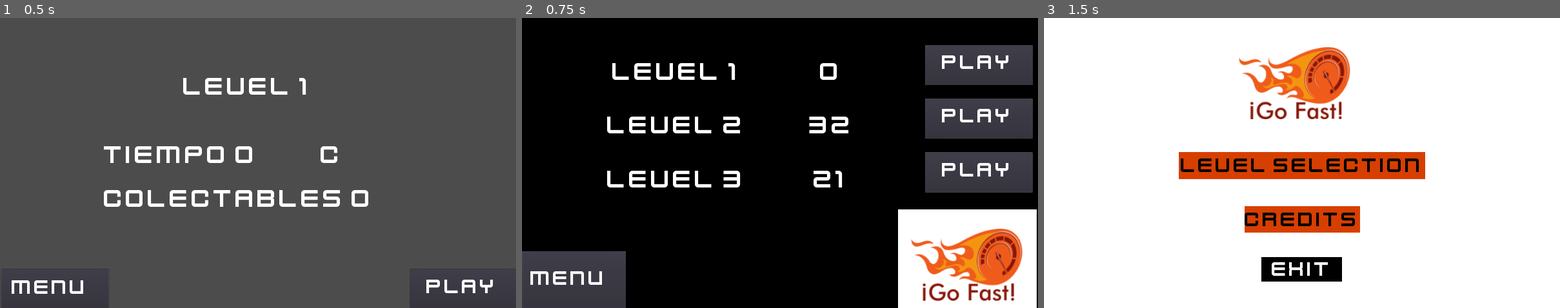
Above: before the commit, frames 1-3 (left to right).
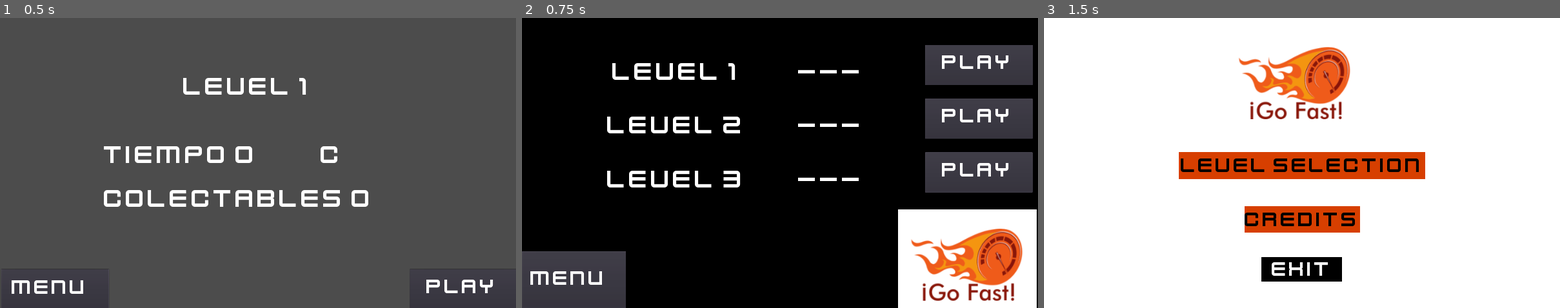
Above: after the commit, the same moments.

Repository: NorbyAriel02/Racetrack
Game: Godot game, scene res://scenes/LevelClear/LevelClear.tscn
Same seed, same stepped clock (60 frames per second), same inputs: the game is played once before the commit and once after it. This scene is started directly instead of the project's main scene. The engine's default icon, where the game draws it, is replaced by a stand-in: a white triangle on a blue panel in a dark square.
Inputs:
- Up to frame 1 (0.5 s): no input
- Up to frame 2 (0.75 s): click "Menu" at 0.5 s
- Up to frame 3 (1.5 s): click "Menu" at 1.25 s

Frame 1 is identical in both runs. In frame 2, 0.8% of the frame differs, in the area x 53-66%, y 15-59%; in frame 3, nothing differs.

Commit message:
Funciona el build
Todo OK para probar y decidir entrega

Diff:
--- a/datos.csv
+++ /dev/null
@@ -1,3 +0,0 @@
-1|21|40|1
-2|32|65|1
-3|21|99|1
--- a/scenes/LevelClear/LevelClear.gd
+++ b/scenes/LevelClear/LevelClear.gd
@@ -29,9 +29,6 @@
 
 	if(win == true):
 		Global.level += 1
-		print("Pasa por win")
-	else:
-		print("NO NO NO Pasa por win")
 	pass
 
 	if (Global.level > 3):
@@ -50,10 +47,11 @@
 	pass
 
 func Actualizar_csv():
+	var path = OS.get_user_data_dir() + "/datos.txt"
 	var fichero = File.new()
 	var lineas = [[1, 99, 99, 1],[2, 99, 99, 0],[3, 99, 99, 0]]
 	var a = 0
-	fichero.open("res://datos.csv", File.READ)
+	fichero.open(path, File.READ)
 	while not fichero.eof_reached():
 		if(a == 3):
 			break
@@ -78,7 +76,7 @@
 	fichero.close()
 
 	var escribir = File.new()
-	escribir.open("res://datos.csv", File.WRITE)
+	escribir.open(path, File.WRITE)
 	for l in lineas:
 		escribir.store_csv_line(l, '|')
 
--- a/scenes/Niveles/Nivel1_lucasR.tscn
+++ /dev/null
@@ -1,158 +0,0 @@
-[gd_scene load_steps=8 format=2]
-
-[ext_resource path="res://scenes/platforms/floor.tscn" type="PackedScene" id=1]
-[ext_resource path="res://scenes/Niveles/Colectable.tscn" type="PackedScene" id=2]
-[ext_resource path="res://scenes/Niveles/SpawnPoint.tscn" type="PackedScene" id=3]
-[ext_resource path="res://scenes/platforms/bounce.tscn" type="PackedScene" id=4]
-[ext_resource path="res://scenes/platforms/goal.tscn" type="PackedScene" id=5]
-[ext_resource path="res://scenes/platforms/magnet.tscn" type="PackedScene" id=6]
-[ext_resource path="res://scenes/platforms/seesaw.tscn" type="PackedScene" id=7]
-
-[node name="Nivel1" type="Node2D"]
-
-[node name="CollisionPolygon2D" type="CollisionPolygon2D" parent="."]
-position = Vector2( -4010.62, -126.963 )
-scale = Vector2( 1.11093, 1 )
-polygon = PoolVector2Array( 736.81, -543.308, 85.094, -546.11, 595.824, 651.949, 570.688, 1102.81, 3802.51, 1095.26, 4104.55, 393.015, 3978.45, 516.642, 3837.78, 596.891, 3664.11, 657.299, 3432.51, 695.055, 2994.56, 740.36, 2511.29, 695.054, 2028.03, 453.423, 1688.23, 249.546, 1401.3, -7.18787, 1265.38, -407.391, 1235.18, -550.859 )
-
-[node name="floor" parent="." instance=ExtResource( 1 )]
-position = Vector2( 1865.26, 313.416 )
-
-[node name="floor2" parent="." instance=ExtResource( 1 )]
-position = Vector2( 2103.23, 311.943 )
-
-[node name="floor3" parent="." instance=ExtResource( 1 )]
-position = Vector2( 2357.26, 311.943 )
-
-[node name="floor4" parent="." instance=ExtResource( 1 )]
-position = Vector2( 2620.01, 311.943 )
-
-[node name="bounce" parent="." instance=ExtResource( 4 )]
-position = Vector2( 3726.53, 944.219 )
-
-[node name="floor5" parent="." instance=ExtResource( 1 )]
-position = Vector2( 3982.85, 706.929 )
-
-[node name="floor6" parent="." instance=ExtResource( 1 )]
-position = Vector2( 4235.81, 706.929 )
-
-[node name="floor7" parent="." instance=ExtResource( 1 )]
-position = Vector2( 4484.99, 706.929 )
-
-[node name="floor8" parent="." instance=ExtResource( 1 )]
-position = Vector2( 4722.85, 706.929 )
-
-[node name="magnet" parent="." instance=ExtResource( 6 )]
-position = Vector2( 4745.5, 42.4414 )
-
-[node name="magnet2" parent="." instance=ExtResource( 6 )]
-position = Vector2( 4870.09, 42.4414 )
-
-[node name="magnet3" parent="." instance=ExtResource( 6 )]
-position = Vector2( 4998.46, 42.4414 )
-
-[node name="seesaw2" parent="." instance=ExtResource( 7 )]
-position = Vector2( 3535.66, 291.434 )
-scale = Vector2( 1.11093, 1 )
-
-[node name="seesaw" parent="." instance=ExtResource( 7 )]
-position = Vector2( 3023.33, 290.866 )
-scale = Vector2( 1.11093, 1 )
-
-[node name="CollisionPolygon2D2" type="CollisionPolygon2D" parent="."]
-position = Vector2( -62.9956, 0 )
-polygon = PoolVector2Array( 4868.02, 679.331, 4992.47, 628.706, 5052.95, 595.948, 5131.07, 543.031, 5204.14, 492.634, 5315.01, 409.48, 5395.65, 326.325, 5238.02, 675.967 )
-
-[node name="magnet4" parent="." instance=ExtResource( 6 )]
-position = Vector2( 5128.55, 41.5826 )
-
-[node name="magnet5" parent="." instance=ExtResource( 6 )]
-position = Vector2( 5257.06, 41.5826 )
-
-[node name="magnet6" parent="." instance=ExtResource( 6 )]
-position = Vector2( 5388.09, 41.5826 )
-
-[node name="magnet7" parent="." instance=ExtResource( 6 )]
-position = Vector2( 5519.12, 41.5826 )
-
-[node name="floor9" parent="." instance=ExtResource( 1 )]
-position = Vector2( 5975.86, 310.117 )
-
-[node name="floor10" parent="." instance=ExtResource( 1 )]
-position = Vector2( 6230.71, 310.117 )
-
-[node name="magnet8" parent="." instance=ExtResource( 6 )]
-position = Vector2( 5649.28, 42.0569 )
-
-[node name="magnet9" parent="." instance=ExtResource( 6 )]
-position = Vector2( 5777.65, 42.0569 )
-
-[node name="floor11" parent="." instance=ExtResource( 1 )]
-position = Vector2( 3976.08, 316.337 )
-scale = Vector2( 1.11093, 1 )
-
-[node name="floor12" parent="." instance=ExtResource( 1 )]
-position = Vector2( 4254.98, 316.525 )
-scale = Vector2( 1.11093, 1 )
-
-[node name="floor13" parent="." instance=ExtResource( 1 )]
-position = Vector2( 4524.37, 314.28 )
-scale = Vector2( 1.11093, 1 )
-
-[node name="floor14" parent="." instance=ExtResource( 1 )]
-position = Vector2( 6489.33, 310.117 )
-
-[node name="goal" parent="." instance=ExtResource( 5 )]
-position = Vector2( 6683.77, 310.117 )
-
-[node name="goal2" parent="." instance=ExtResource( 5 )]
-position = Vector2( 6817.8, 310.117 )
-
-[node name="goal3" parent="." instance=ExtResource( 5 )]
-position = Vector2( 6951.83, 310.117 )
-
-[node name="floor15" parent="." instance=ExtResource( 1 )]
-position = Vector2( 7049.06, 147.114 )
-rotation = 1.5708
-
-[node name="floor16" parent="." instance=ExtResource( 1 )]
-position = Vector2( 3532.44, 943.816 )
-
-[node name="floor17" parent="." instance=ExtResource( 1 )]
-position = Vector2( 3280.71, 943.816 )
-
-[node name="floor20" parent="." instance=ExtResource( 1 )]
-position = Vector2( 3888.83, 867.449 )
-rotation = 1.5708
-
-[node name="bounce2" parent="." instance=ExtResource( 4 )]
-position = Vector2( 3787, 943.816 )
-
-[node name="checkpoint" type="Polygon2D" parent="."]
-position = Vector2( -294.361, 8.97969 )
-scale = Vector2( 1.14327, 1 )
-color = Color( 1, 0, 0, 1 )
-polygon = PoolVector2Array( 1854.83, 271.24, 1853.82, 214.327, 1851.7, 146.832, 1921.43, 145.184, 1857.21, 183.239, 1867.41, 176.016, 1862.99, 235.506, 1864.96, 272.547 )
-
-[node name="Colectable" parent="." instance=ExtResource( 2 )]
-position = Vector2( -3809.25, -764.458 )
-
-[node name="Colectable2" parent="." instance=ExtResource( 2 )]
-position = Vector2( 3222.31, 834.169 )
-
-[node name="Colectable3" parent="." instance=ExtResource( 2 )]
-position = Vector2( 6222.71, 191.86 )
-
-[node name="SceneSpawnPonit" parent="." instance=ExtResource( 3 )]
-position = Vector2( 2001.74, -203.77 )
-
-[node name="spawnpoint" type="Polygon2D" parent="."]
-position = Vector2( -4940.57, -945.904 )
-scale = Vector2( 1.14327, 1 )
-color = Color( 0, 0, 0, 1 )
-polygon = PoolVector2Array( 1854.83, 271.24, 1854.45, 214.006, 1851.7, 146.832, 1921.43, 145.184, 1857.21, 183.239, 1867.41, 176.016, 1865.85, 224.097, 1865.48, 270.767 )
-
-[node name="PosParedMuerte" type="Position2D" parent="." groups=[
-"PosParedMuerte",
-]]
-position = Vector2( 6885.09, 2456.71 )
--- a/scenes/Niveles/Nivel1_old.tscn
+++ /dev/null
@@ -1,130 +0,0 @@
-[gd_scene load_steps=13 format=2]
-
-[ext_resource path="res://scenes/Niveles/SpawnPoint.tscn" type="PackedScene" id=1]
-[ext_resource path="res://scenes/platforms/seesaw.tscn" type="PackedScene" id=2]
-[ext_resource path="res://scenes/platforms/zerograv.tscn" type="PackedScene" id=3]
-[ext_resource path="res://scenes/Niveles/Colectable.tscn" type="PackedScene" id=4]
-[ext_resource path="res://scenes/platforms/bounce.tscn" type="PackedScene" id=5]
-[ext_resource path="res://scenes/Niveles/UI_Level.tscn" type="PackedScene" id=6]
-[ext_resource path="res://scenes/platforms/floor.tscn" type="PackedScene" id=7]
-[ext_resource path="res://scenes/Meta.tscn" type="PackedScene" id=8]
-[ext_resource path="res://scenes/platforms/goal.tscn" type="PackedScene" id=9]
-[ext_resource path="res://scenes/platforms/magnet.tscn" type="PackedScene" id=10]
-[ext_resource path="res://images/seamless.png" type="Texture" id=11]
-
-[sub_resource type="PhysicsMaterial" id=1]
-
-[node name="Nivel1" type="Node2D"]
-
-[node name="freeshape" type="StaticBody2D" parent="."]
-position = Vector2( 379.438, 434.182 )
-physics_material_override = SubResource( 1 )
-
-[node name="CollisionPolygon2D" type="CollisionPolygon2D" parent="freeshape"]
-polygon = PoolVector2Array( -241.661, -106.497, -246.15, 108.454, 385.796, 117.434, 2302.29, 139.545, 2354.29, -878.455, 1848.29, -964.455, 1818.29, -778.455, 1944.29, -692.455, 1954.29, -496.455, 1876.29, -314.455, 1696.29, -202.455, 1374.29, -130.455, 744.294, -156.455, 430.294, -110.455, 382.99, -40.8332, 321.815, -6.59811, 260.641, 15.2899, 196.1, 21.4634, 136.609, 10.2388, 90.5881, -0.985809, 29.9752, 5.18773, -54.2095, 9.67758, -132.782, 1.25911, -201.252, -58.2314 )
-
-[node name="CollisionPolygon2D2" type="Polygon2D" parent="freeshape"]
-texture = ExtResource( 11 )
-texture_scale = Vector2( 4, 4 )
-polygon = PoolVector2Array( -241.661, -106.497, -246.15, 108.454, 385.796, 117.434, 2302.29, 139.545, 2354.29, -878.455, 1848.29, -964.455, 1818.29, -778.455, 1944.29, -692.455, 1954.29, -496.455, 1876.29, -314.455, 1696.29, -202.455, 1374.29, -130.455, 744.294, -156.455, 430.294, -110.455, 382.99, -40.8332, 321.815, -6.59811, 260.641, 15.2899, 196.1, 21.4634, 136.609, 10.2388, 90.5881, -0.985809, 29.9752, 5.18773, -54.2095, 9.67758, -132.782, 1.25911, -201.252, -58.2314 )
-
-[node name="Area2D" parent="." instance=ExtResource( 8 )]
-position = Vector2( -3720.08, 111.61 )
-scale = Vector2( 0.398318, 0.462572 )
-
-[node name="goal2" parent="." instance=ExtResource( 9 )]
-position = Vector2( -3721.03, 234.387 )
-scale = Vector2( 1.85617, 1.11264 )
-
-[node name="bounce" parent="." instance=ExtResource( 5 )]
-position = Vector2( 336.943, 463.873 )
-scale = Vector2( 1.00099, 1.05332 )
-
-[node name="floor" parent="." instance=ExtResource( 7 )]
-position = Vector2( 0, 356 )
-
-[node name="floor2" parent="." instance=ExtResource( 7 )]
-position = Vector2( -726.535, 429.999 )
-
-[node name="floor3" parent="." instance=ExtResource( 7 )]
-position = Vector2( -2384.7, 420.1 )
-
-[node name="floor4" parent="." instance=ExtResource( 7 )]
-position = Vector2( -3074.84, 346.276 )
-
-[node name="floor5" parent="." instance=ExtResource( 7 )]
-position = Vector2( -3303.54, 288.465 )
-rotation = 0.526807
-
-[node name="floor6" parent="." instance=ExtResource( 7 )]
-position = Vector2( -3815.29, 132.469 )
-rotation = 1.56588
-
-[node name="floor7" parent="." instance=ExtResource( 7 )]
-position = Vector2( -3516.18, 228.978 )
-rotation = -0.00830221
-
-[node name="floor8" parent="." instance=ExtResource( 7 )]
-position = Vector2( -3812.51, -120.75 )
-rotation = 1.57098
-
-[node name="seesaw" parent="." instance=ExtResource( 2 )]
-position = Vector2( -1098.48, 403.2 )
-
-[node name="seesaw2" parent="." instance=ExtResource( 2 )]
-position = Vector2( -1558.83, 400.025 )
-
-[node name="seesaw3" parent="." instance=ExtResource( 2 )]
-position = Vector2( -2019.17, 400.025 )
-
-[node name="zerograv" parent="." instance=ExtResource( 3 )]
-position = Vector2( -218.633, 356.54 )
-linear_damp = 1.0
-
-[node name="zerograv2" parent="." instance=ExtResource( 3 )]
-position = Vector2( -364.949, 388.494 )
-linear_damp = 1.0
-
-[node name="zerograv3" parent="." instance=ExtResource( 3 )]
-position = Vector2( -506.22, 408.676 )
-linear_damp = 1.0
-
-[node name="magnet" parent="." instance=ExtResource( 10 )]
-position = Vector2( -2877.34, 142.148 )
-
-[node name="magnet2" parent="." instance=ExtResource( 10 )]
-position = Vector2( -2734.38, 143.83 )
-
-[node name="magnet3" parent="." instance=ExtResource( 10 )]
-position = Vector2( -2588.07, 147.193 )
-
-[node name="UI_level" parent="." instance=ExtResource( 6 )]
-
-[node name="Colectable" parent="." instance=ExtResource( 4 )]
-position = Vector2( 893.783, 214.961 )
-
-[node name="Colectable2" parent="." instance=ExtResource( 4 )]
-position = Vector2( -373.353, 305.47 )
-
-[node name="Colectable3" parent="." instance=ExtResource( 4 )]
-position = Vector2( -1549.98, 282.843 )
-
-[node name="Colectable4" parent="." instance=ExtResource( 4 )]
-position = Vector2( -2025.15, 282.843 )
-
-[node name="SceneSpawnPonit1" parent="." instance=ExtResource( 1 )]
-position = Vector2( 2076.45, -380.461 )
-
-[node name="SceneSpawnPonit2" parent="." instance=ExtResource( 1 )]
-position = Vector2( -12.6992, -118.314 )
-
-[node name="SceneSpawnPonit4" parent="." instance=ExtResource( 1 )]
-position = Vector2( -2380.84, -65.4597 )
-
-[node name="SceneSpawnPonit5" parent="." instance=ExtResource( 1 )]
-position = Vector2( -3073.75, -139.691 )
-
-[node name="PositionParedMuerte" type="Position2D" parent="." groups=[
-"PosParedMuerte",
-]]
-position = Vector2( -1470.64, 1448.74 )
--- a/scenes/levelSelection/LevelSelection.gd
+++ b/scenes/levelSelection/LevelSelection.gd
@@ -9,10 +9,22 @@
 func _on_ButtonMenuLS_pressed():
 	get_tree().change_scene("res://scenes/menu/Menu.tscn")
 	pass # Replace with function body.
+func WriteFile(var path):
+	var lineas = [[1, 99, 99, 1],[2, 99, 99, 0],[3, 99, 99, 0]]
+	var escribir = File.new()
+	escribir.open(path, File.WRITE)
+	for l in lineas:
+		escribir.store_csv_line(l, '|')
 
+	escribir.close()
+	pass
 func leer_fichero_csv():
 	var fichero = File.new()
-	fichero.open("res://datos.csv", File.READ)
+	var path = OS.get_user_data_dir() + "/datos.txt"
+	if !fichero.file_exists(path):
+		WriteFile(path)
+
+	fichero.open(path, File.READ)
 	while not fichero.eof_reached():
 		var ln = fichero.get_line().split("|")
 		if(ln[0] != ""):
Not shown, removed: datos.csv.import
Not shown, changed: Build/Race Track.exe
Not shown, changed: Build/Race Track.pck
